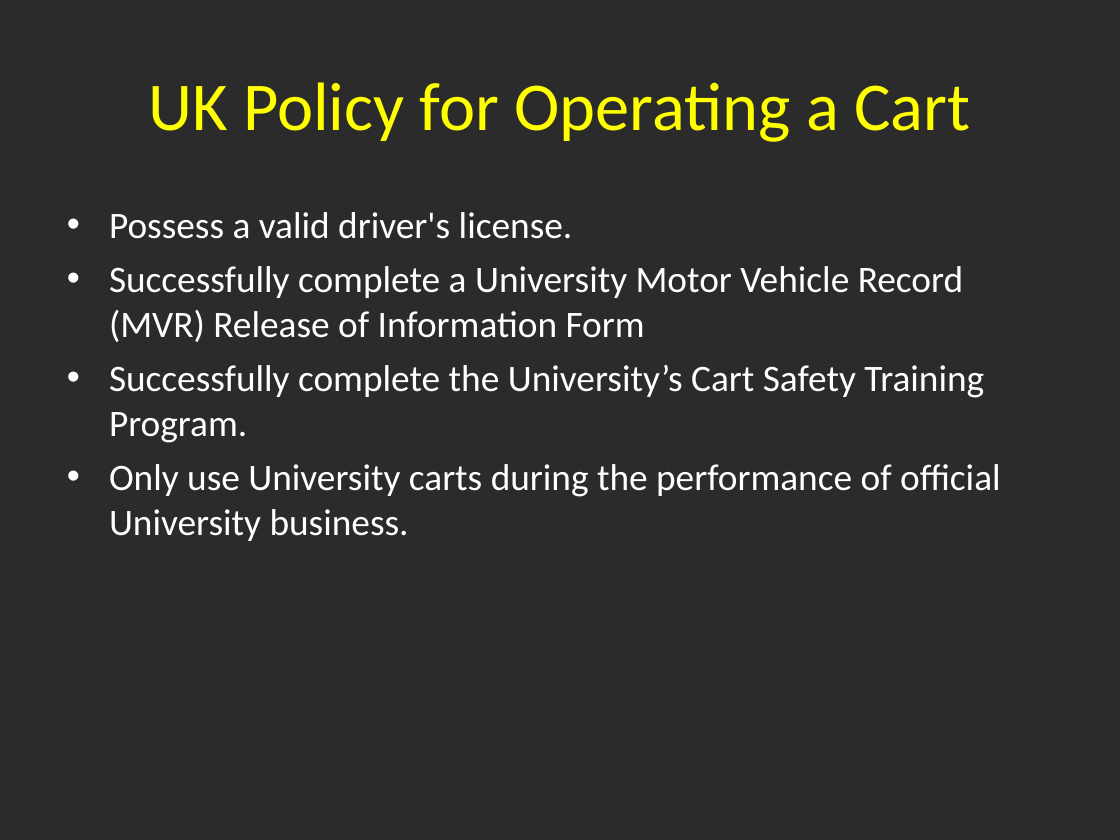
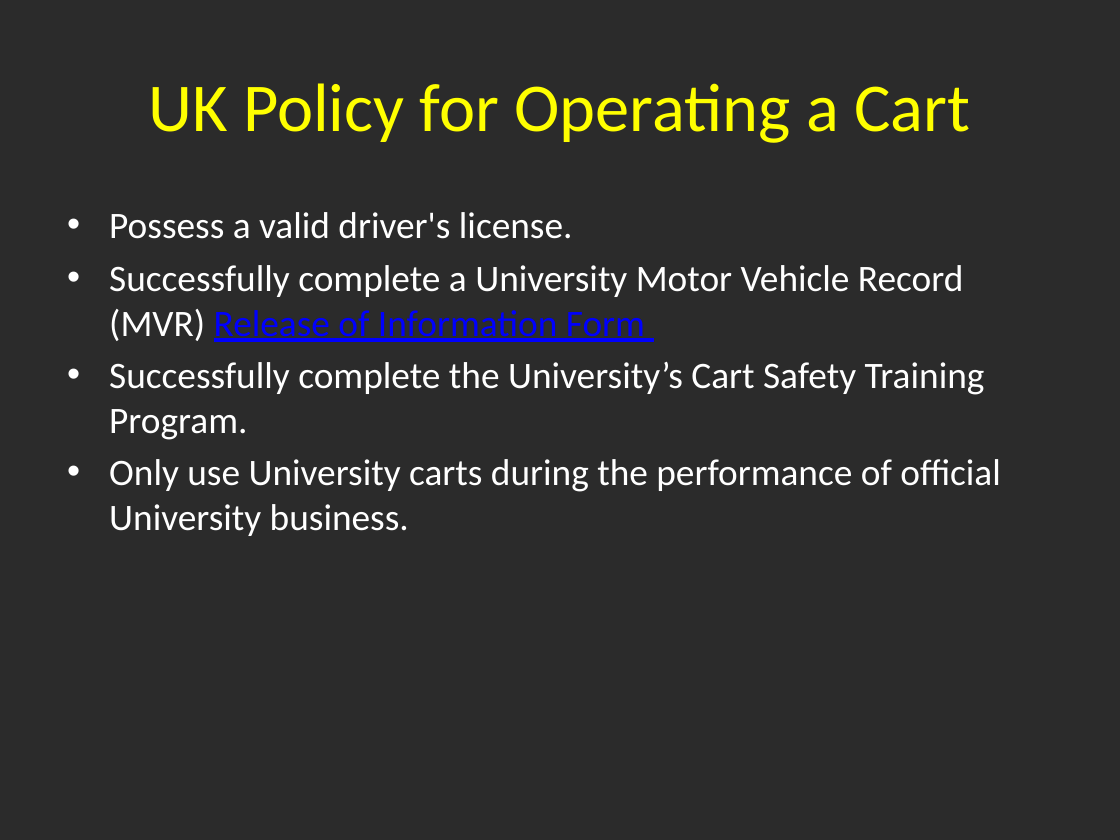
Before and after one commit to DCurrent/ehs-web, a slide deck: slide 6 of docs/ppt/train_utility_cart.pps. Drawn at 1120x840 pixels with LibreOffice and Linux fonts; fonts in the diff are those of the drawing; background and template pictures are left out; a plain dark background stands for a picture behind light text. Boxes give left, top, right and bottom in pixels: in the first picture for what was removed or moved away, otherwise in the second. Text is boxed around its words. In the diff, an @@ line names an element or a change of style, - is before the commit and + after.

Commit message:
Update utility cart material.

```diff
--- a/docs/ppt/train_utility_cart.pps
+++ b/docs/ppt/train_utility_cart.pps
@@ text "Possess a valid driver's license." at (x1=109, y1=212, x2=1001, y2=536): text colour #FFFFFF to #0000FF, underline on in "Release of Information Form"; less space between paragraphs @@
```
Also in this commit, not shown: 18 other slides changed.
